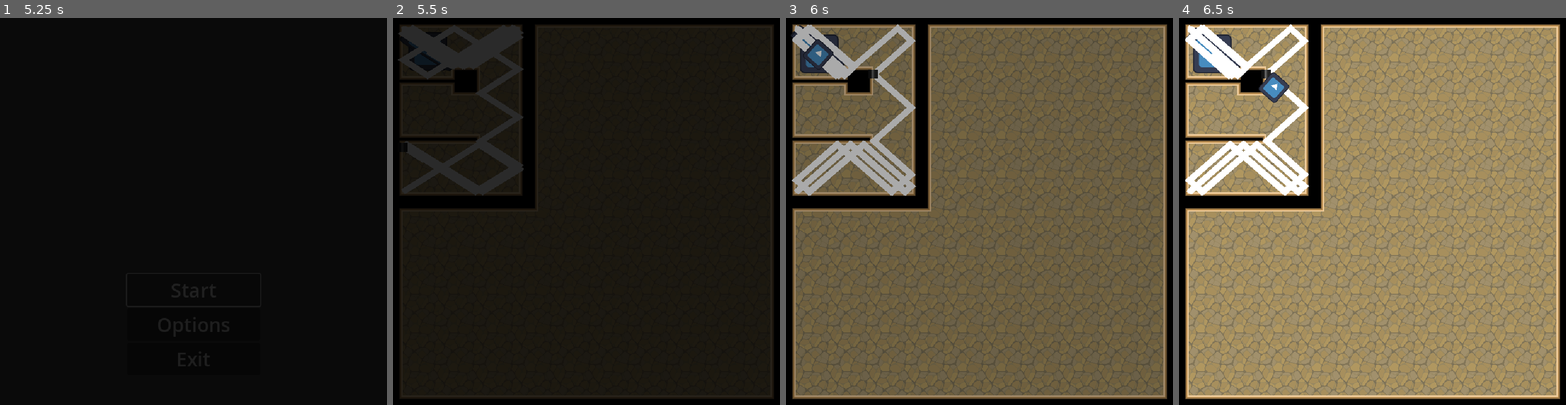
Above: before the commit, frames 1-4 (left to right).
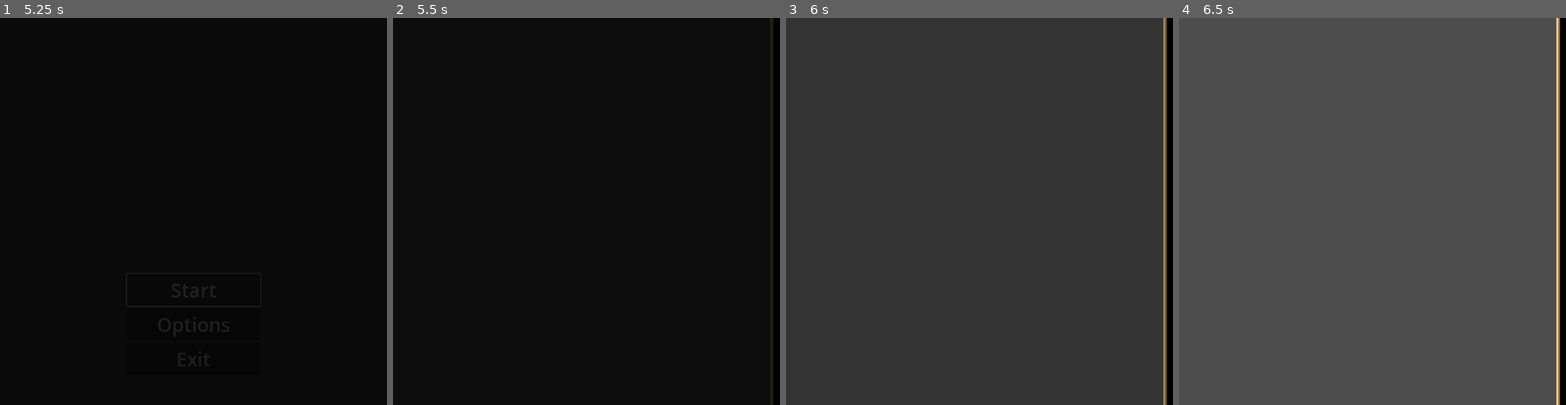
Above: after the commit, the same moments.

Repository: KoB-Kirito/uol-gamejam-10
Game: Godot game, scene res://menu/splash_screen/splash_screen.tscn
Same seed, same stepped clock (60 frames per second), same inputs: the game is played once before the commit and once after it. The engine's default icon, where the game draws it, is replaced by a stand-in: a white triangle on a blue panel in a dark square.
Inputs (mouse positions are in pixels of both pictures, inside the frame that each line leads up to):
- Up to frame 1 (5.25 s): tap Enter at 0.5, 2, 5 s; move the mouse to (278, 192) at 0.52 s; hold D (right) 0.53-1.25 s; click (278, 192) at 0.6 s; tap Space at 1.25, 3.5 s; drag from (116, 230) to (174, 288) at 1.27 s; move the mouse to (232, 126) at 2.02 s; hold D (right) 2.03-2.75 s; tap Backspace at 2.1 s; drag from (174, 288) to (77, 153) at 2.77 s; move the mouse to (309, 269) at 3.52 s; hold A (left) 3.53-4.25 s; tap Delete at 3.6 s; click "Start" at 4.25 s; drag from (77, 153) to (135, 114) at 5.02 s
- Up to frame 2 (5.5 s): no input
- Up to frame 3 (6 s): move the mouse to (998, 211) at 5.77 s; hold S (down) from 5.78 s (still down); click (998, 211) at 5.85 s
- Up to frame 4 (6.5 s): keep holding S (down)

Frame 1 is identical in both runs. In frame 2, 6.3% of the frame differs, in the area x 1-99%, y 0-100%; in frame 3, 97%; in frame 4, 97%, in the area x 0-99%, y 0-100%.
Error in both runs: Invalid access to property or key 'gun' on a base object of type 'TileMapLayer'. (res://gun.gd:43)

Commit message:
Added camera and bounds for levels

Diff:
--- a/autoloads/globals.gd
+++ b/autoloads/globals.gd
@@ -2,6 +2,7 @@
 ## Global data
 
 const playerGroup = "player"
+const cameraGroup = "camera"
 
 var score: int = 0
 
--- a/level_manager.gd
+++ b/level_manager.gd
@@ -5,12 +5,21 @@
 signal enemy_died(enemy)
 #signal all_enemies_died
 
+@export var camBoundBotRight : Vector2
+@export var camBoundTopLeft : Vector2
 @export_file("*.tscn") var next_level: String
 
 var enemies: Array[Enemy]
-
+var player : Node2D
 
 func _ready() -> void:
+	var camera = get_tree().get_first_node_in_group(Global.cameraGroup)
+	if camera != null:
+		camera.limit_right = camBoundBotRight.x
+		camera.limit_bottom = camBoundBotRight.y
+		camera.limit_left = camBoundTopLeft.x
+		camera.limit_top = camBoundTopLeft.y
+
 	# store all enemies
 	for enemy in get_tree().get_nodes_in_group("enemy"):
 		# store enemy
--- a/player.tscn
+++ b/player.tscn
@@ -50,3 +50,5 @@
 [node name="Sprite2D2" type="Sprite2D" parent="."]
 scale = Vector2(0.475, 14.705)
 texture = SubResource("CurveTexture_i78jv")
+
+[node name="Camera2D" type="Camera2D" parent="." groups=["camera"]]
--- a/project.godot
+++ b/project.godot
@@ -39,6 +39,7 @@
 
 enemy=""
 player=""
+camera=""
 
 [input]
 
